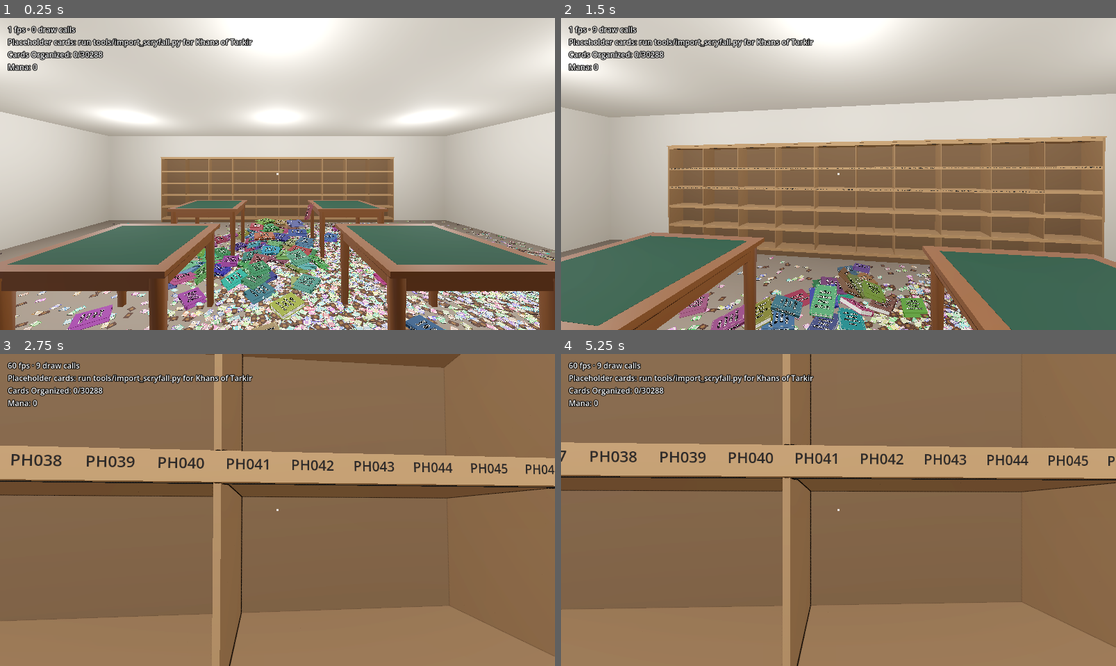
Above: before the commit, frames 1-4 (two rows, left to right).
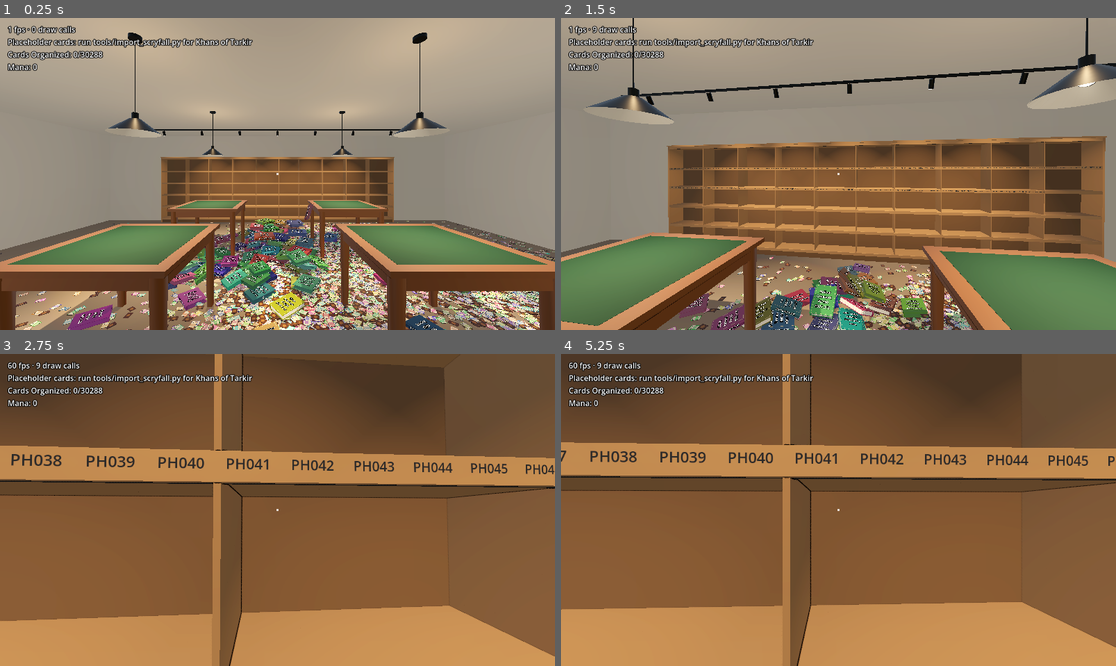
Above: after the commit, the same moments.

Repository: brian-kujawski/cracknstack
Game: Godot game, scene res://scenes/main.tscn
Two runs of this game, one before a commit and one after it. Both use one fixed random seed, a clock stepped at 60 frames per second and the inputs below.
Inputs (mouse positions are in pixels of both pictures, inside the frame that each line leads up to):
- Up to frame 1 (0.25 s): no input
- Up to frame 2 (1.5 s): tap Enter at 0.5 s; move the mouse to (866, 174) at 0.52 s; hold W (move_forward) from 0.53 s (still down); tap Ctrl (crouch) at 0.6 s; click (866, 174) at 0.67 s; move the mouse to (810, 174) at 1.27 s; tap Mouse wheel down (flip_next) at 1.35 s
- Up to frame 3 (2.75 s): keep holding W (move_forward); move the mouse to (288, 503) at 2.02 s; tap Mouse wheel up (flip_previous) at 2.1 s
- Up to frame 4 (5.25 s): keep holding W (move_forward); tap Space at 2.75, 4.25 s; move the mouse to (832, 516) at 2.77 s; tap F (inspect) at 2.85 s; click (832, 516) at 2.92 s; tap Enter at 3.5, 5 s; move the mouse to (877, 513) at 3.52 s; tap E (interact) at 3.6 s; move the mouse to (794, 506) at 4.27 s; right-click (794, 506) at 4.35 s; move the mouse to (844, 510) at 5.02 s; click (844, 510) at 5.1 s

The runs differ from the first frame. In frame 1, 82% of the frame differs, in the area x 0-100%, y 0-100%; in frame 2, 75%; in frame 3, 59%; in frame 4, 60%.

Commit message:
Light the store with pendants, a shelf track light and curtained windows
The six bare ceiling lights are gone. A pendant with a deep enamel shade
hangs about a metre over each table, casting a warm downlight with soft
shadows; a ceiling track of seven spotlights lights the shelf face so
labels and spines read clearly. Two curtained windows flank the door.

A new DayCycle runs a 15-minute day: daylight tints the curtains and the
sky between them, drives a soft unshadowed light from each window and
sets the ambient light. At night only the fixtures are lit, so the room
is dimmer and the floor a little harder to read, but never dark.

Co-Authored-By: Claude Opus 5.5 (1M context) <noreply@anthropic.com>
Claude-Session: https://claude.ai/code/session_01VSWcKbtZt9F9DpbVEcjKxB

Diff:
--- a/scripts/main.gd
+++ b/scripts/main.gd
@@ -20,6 +20,10 @@
 	_pile.spawn_binders(PILE_SEED)
 	print("Pile built: %d cards in %d ms" % [CardDatabase.card_count(), Time.get_ticks_msec() - started])
 	_hands.pile = _pile
+	var day := DayCycle.new()
+	day.name = "DayCycle"
+	add_child(day)
+	day.setup($WorldEnvironment.environment, _store.window_lights, _store.curtain_material, _store.sky_material)
 	_hands.shown_card_changed.connect(_on_shown_card_changed)
 	_hands.hint_changed.connect(func(text: String) -> void: _hint.text = text)
 	_on_shown_card_changed(null)
--- /dev/null
+++ b/scripts/store/day_cycle.gd
@@ -0,0 +1,92 @@
+class_name DayCycle
+extends Node
+## The time of day. Daylight comes in through the curtained windows by the
+## door: it tints and brightens the curtains and the strip of sky between
+## them, drives a soft light from each window and sets the room's ambient
+## light. At night only the store's own fixtures are lit, so the room is
+## dimmer and the floor a little harder to read, but never dark.
+##
+## A full day takes DAY_LENGTH seconds. (A setting to change the length or
+## turn the cycle off belongs in the options menu, later.)
+
+const DAY_LENGTH := 900.0
+const START_HOUR := 10.0
+## Daylight around the clock: [hour, colour, strength 0..1]. Strength is how
+## much daylight gets in; between keys both are blended.
+const KEYS := [
+	[0.0, Color(0.25, 0.3, 0.5), 0.0],
+	[5.0, Color(0.25, 0.3, 0.5), 0.0],
+	[6.5, Color(1.0, 0.7, 0.52), 0.4],
+	[9.0, Color(1.0, 0.92, 0.82), 0.9],
+	[13.0, Color(1.0, 0.98, 0.95), 1.0],
+	[17.0, Color(1.0, 0.9, 0.78), 0.85],
+	[19.0, Color(1.0, 0.58, 0.36), 0.45],
+	[20.5, Color(0.45, 0.4, 0.6), 0.06],
+	[21.5, Color(0.25, 0.3, 0.5), 0.0],
+	[24.0, Color(0.25, 0.3, 0.5), 0.0],
+]
+const DAY_AMBIENT := Color(0.9, 0.87, 0.82)
+const DAY_AMBIENT_ENERGY := 0.3
+const NIGHT_AMBIENT := Color(0.55, 0.6, 0.8)
+const NIGHT_AMBIENT_ENERGY := 0.08
+## Light from each window at full daylight.
+const WINDOW_ENERGY := 0.9
+## How brightly the curtains and the sky behind them glow at full daylight.
+const CURTAIN_GLOW := 0.45
+const SKY_GLOW := 1.4
+const NIGHT_SKY := Color(0.03, 0.04, 0.09)
+
+## Hours since midnight, 0..24.
+var hour := START_HOUR
+var running := true
+
+var _environment: Environment
+var _window_lights: Array[Light3D] = []
+var _curtain: StandardMaterial3D
+var _sky: StandardMaterial3D
+
+
+func setup(environment: Environment, window_lights: Array[Light3D], curtain: StandardMaterial3D, sky: StandardMaterial3D) -> void:
+	_environment = environment
+	_window_lights = window_lights
+	_curtain = curtain
+	_sky = sky
+	apply()
+
+
+func _process(delta: float) -> void:
+	if running:
+		hour = fmod(hour + delta * 24.0 / DAY_LENGTH, 24.0)
+		apply()
+
+
+## Sets every light and material for the current hour.
+func apply() -> void:
+	var daylight := daylight_at(hour)
+	var strength := daylight.a
+	var colour := Color(daylight.r, daylight.g, daylight.b)
+	for light in _window_lights:
+		light.light_color = colour
+		light.light_energy = WINDOW_ENERGY * strength
+		light.visible = strength > 0.001
+	if _curtain != null:
+		_curtain.emission = colour * strength * CURTAIN_GLOW
+	if _sky != null:
+		_sky.albedo_color = NIGHT_SKY.lerp(colour * SKY_GLOW, strength)
+	if _environment != null:
+		_environment.ambient_light_color = NIGHT_AMBIENT.lerp(DAY_AMBIENT, strength)
+		_environment.ambient_light_energy = lerpf(NIGHT_AMBIENT_ENERGY, DAY_AMBIENT_ENERGY, strength)
+
+
+## Daylight at an hour: its colour, with its strength (0..1) in alpha.
+static func daylight_at(at_hour: float) -> Color:
+	var h := fposmod(at_hour, 24.0)
+	for i in range(1, KEYS.size()):
+		var next: Array = KEYS[i]
+		if h <= next[0]:
+			var previous: Array = KEYS[i - 1]
+			var t := inverse_lerp(previous[0], next[0], h)
+			var colour: Color = (previous[1] as Color).lerp(next[1], t)
+			colour.a = lerpf(previous[2], next[2], t)
+			return colour
+	return Color(KEYS[0][1], KEYS[0][2])
--- a/scripts/store/store_builder.gd
+++ b/scripts/store/store_builder.gd
@@ -19,11 +19,28 @@
 const BACK_SHELF := Vector2(2.0, 10.0)
 const TABLE_SIZE := Vector3(1.3, 1.0, 1.3)
 const TABLE_CENTERS := [Vector2(4.6, 2.9), Vector2(7.4, 2.9), Vector2(4.6, 5.3), Vector2(7.4, 5.3)]
+## Windows on the front wall, either side of the door: centres along x, and
+## the opening's size and sill height.
+const WINDOW_XS := [2.9, 9.1]
+const WINDOW_SIZE := Vector2(1.8, 1.5)
+const WINDOW_SILL := 0.9
+## Pendant shades hang this high (their rim), about a metre over the tables.
+const PENDANT_HEIGHT := 2.05
+## The shelf's track light: how far out from the back wall it runs, and how
+## many spotlights are on it.
+const TRACK_Z := 1.15
+const TRACK_HEADS := 7
+const FIXTURE_LIGHT := Color(1.0, 0.82, 0.6)
 
 ## Floor footprints nothing on the floor may overlap (the shelves and the
 ## table legs), as x/z rectangles. The space under a table top is open:
 ## cards can end up underneath.
 var obstacles: Array[Rect2] = []
+## For the DayCycle: the light from each window, the curtains, and the sky
+## seen between them.
+var window_lights: Array[Light3D] = []
+var curtain_material := _material(Color(0.86, 0.8, 0.68))
+var sky_material := StandardMaterial3D.new()
 
 var _wall_material := _material(Color(0.86, 0.84, 0.8))
 var _floor_material := _material(Color(0.55, 0.5, 0.45))
@@ -31,6 +48,8 @@
 var _door_material := _material(Color(0.9, 0.5, 0.15))
 var _table_material := _wood(Color(0.46, 0.29, 0.16))
 var _felt_material := _material(Color(0.1, 0.24, 0.17))
+var _fixture_material := _metal(Color(0.12, 0.13, 0.12), 0.45)
+var _brass_material := _metal(Color(0.75, 0.6, 0.35), 0.35)
 
 
 ## The floor area cards can land on, inset a little from the walls.
@@ -42,7 +61,9 @@
 	_build_shell()
 	_build_binder_shelves()
 	_build_tables()
-	_build_lights()
+	_build_windows()
+	_build_pendants()
+	_build_track_light()
 
 
 func _build_shell() -> void:
@@ -142,7 +163,7 @@
 	return tool.commit()
 
 
-func _add_part(body: StaticBody3D, size: Vector3, center: Vector3, material: Material, solid: bool) -> void:
+func _add_part(body: Node3D, size: Vector3, center: Vector3, material: Material, solid: bool) -> void:
 	var mesh := BoxMesh.new()
 	mesh.size = size
 	var instance := MeshInstance3D.new()
@@ -151,7 +172,7 @@
 	instance.position = center
 	body.add_child(instance)
 	if solid:
-		_add_shape(body, size, center)
+		_add_shape(body as StaticBody3D, size, center)
 
 
 func _add_shape(body: StaticBody3D, size: Vector3, center: Vector3) -> void:
@@ -163,14 +184,178 @@
 	body.add_child(shape)
 
 
-func _build_lights() -> void:
-	for x in [2.5, 6.0, 9.5]:
-		for z in [2.5, 5.5]:
-			var light := OmniLight3D.new()
-			light.position = Vector3(x, CEILING_HEIGHT - 0.3, z)
-			light.omni_range = 5.5
-			light.light_energy = 1.2
-			add_child(light)
+## Each window is a framed opening with a deep sill, the sky behind it, and
+## two curtains drawn nearly closed on a rod, so daylight comes in diffuse.
+func _build_windows() -> void:
+	const FRAME := 0.07
+	const FRAME_DEPTH := 0.06
+	const CURTAIN_Z := 0.13
+	sky_material.shading_mode = BaseMaterial3D.SHADING_MODE_UNSHADED
+	sky_material.albedo_color = Color.BLACK
+	curtain_material.emission_enabled = true
+	curtain_material.cull_mode = BaseMaterial3D.CULL_DISABLED
+	var size: Vector2 = WINDOW_SIZE
+	for x in WINDOW_XS:
+		var mid_y := WINDOW_SILL + size.y / 2
+		_add_part(self, Vector3(size.x, size.y, 0.01), Vector3(x, mid_y, DEPTH - 0.005), sky_material, false)
+		# Frame: head, jambs, a cross bar, and a sill that sticks out.
+		var frame_z := DEPTH - FRAME_DEPTH / 2
+		for side in [-1, 1]:
+			_add_part(self, Vector3(FRAME, size.y + 2 * FRAME, FRAME_DEPTH), Vector3(x + side * (size.x + FRAME) / 2, mid_y, frame_z), _shelf_material, false)
+		_add_part(self, Vector3(size.x + 2 * FRAME, FRAME, FRAME_DEPTH), Vector3(x, WINDOW_SILL + size.y + FRAME / 2, frame_z), _shelf_material, false)
+		_add_part(self, Vector3(size.x, FRAME * 0.6, FRAME_DEPTH * 0.6), Vector3(x, mid_y, DEPTH - FRAME_DEPTH * 0.3), _shelf_material, false)
+		_add_part(self, Vector3(size.x + 2 * FRAME + 0.06, 0.04, 0.16), Vector3(x, WINDOW_SILL - 0.02, DEPTH - 0.08), _shelf_material, false)
+		# Curtains drawn to within a hand's width of each other.
+		var rod_y := WINDOW_SILL + size.y + FRAME + 0.08
+		var rod := MeshInstance3D.new()
+		var rod_mesh := CylinderMesh.new()
+		rod_mesh.top_radius = 0.012
+		rod_mesh.bottom_radius = 0.012
+		rod_mesh.height = size.x + 0.5
+		rod.mesh = rod_mesh
+		rod.material_override = _brass_material
+		rod.rotation.z = PI / 2
+		rod.position = Vector3(x, rod_y, DEPTH - CURTAIN_Z)
+		add_child(rod)
+		var curtain_width := size.x / 2 + 0.2
+		var drop := rod_y - (WINDOW_SILL - 0.12)
+		for side in [-1, 1]:
+			var curtain := MeshInstance3D.new()
+			curtain.mesh = _curtain_mesh(curtain_width, drop)
+			curtain.material_override = curtain_material
+			curtain.position = Vector3(x + side * (curtain_width / 2 + 0.05), rod_y, DEPTH - CURTAIN_Z)
+			add_child(curtain)
+		# Soft daylight into the room, no shadows (the curtains diffuse it).
+		var light := SpotLight3D.new()
+		light.position = Vector3(x, mid_y + 0.3, DEPTH - 0.3)
+		light.rotation.x = deg_to_rad(-12)
+		light.spot_angle = 60.0
+		light.spot_range = 9.0
+		light.spot_attenuation = 0.8
+		light.light_specular = 0.2
+		add_child(light)
+		window_lights.append(light)
+
+
+## A pleated curtain hanging from its top edge (origin at the top centre).
+static func _curtain_mesh(width: float, drop: float) -> ArrayMesh:
+	const PLEAT := 0.11
+	const DEPTH_OF_PLEAT := 0.035
+	const STEPS := 40
+	var tool := SurfaceTool.new()
+	tool.begin(Mesh.PRIMITIVE_TRIANGLES)
+	for i in STEPS:
+		var x0 := -width / 2 + width * i / STEPS
+		var x1 := -width / 2 + width * (i + 1) / STEPS
+		var z0 := DEPTH_OF_PLEAT / 2 * sin(TAU * x0 / PLEAT)
+		var z1 := DEPTH_OF_PLEAT / 2 * sin(TAU * x1 / PLEAT)
+		var a := Vector3(x0, 0, z0)
+		var b := Vector3(x1, 0, z1)
+		var c := Vector3(x1, -drop, z1)
+		var d := Vector3(x0, -drop, z0)
+		for v in [a, b, c, a, c, d]:
+			tool.add_vertex(v)
+	tool.generate_normals()
+	return tool.commit()
+
+
+## A pendant over each table: a ceiling canopy, a cord, and a deep enamel
+## shade with a warm downlight that pools on the felt and spills onto the
+## floor round the table.
+func _build_pendants() -> void:
+	var bulb_material := StandardMaterial3D.new()
+	bulb_material.emission_enabled = true
+	bulb_material.emission = FIXTURE_LIGHT
+	bulb_material.emission_energy_multiplier = 4.0
+	bulb_material.albedo_color = Color(1, 0.95, 0.85)
+	var inside_material := _material(Color(0.95, 0.92, 0.85))
+	inside_material.cull_mode = BaseMaterial3D.CULL_FRONT
+	for center in TABLE_CENTERS:
+		var at := Vector3(center.x, 0, center.y)
+		_add_cylinder(Vector3(at.x, CEILING_HEIGHT - 0.015, at.z), 0.06, 0.06, 0.03, _fixture_material)
+		var cord_top := CEILING_HEIGHT - 0.03
+		var shade_top := PENDANT_HEIGHT + 0.2
+		_add_cylinder(Vector3(at.x, (cord_top + shade_top) / 2, at.z), 0.004, 0.004, cord_top - shade_top, _fixture_material)
+		# The shade: a short neck flaring to a wide rim, painted inside.
+		_add_cylinder(Vector3(at.x, shade_top - 0.03, at.z), 0.03, 0.03, 0.06, _fixture_material)
+		_add_cylinder(Vector3(at.x, PENDANT_HEIGHT + 0.07, at.z), 0.05, 0.23, 0.14, _fixture_material, self, true)
+		_add_cylinder(Vector3(at.x, PENDANT_HEIGHT + 0.07, at.z), 0.048, 0.228, 0.14, inside_material, self, true)
+		var bulb := MeshInstance3D.new()
+		var bulb_mesh := SphereMesh.new()
+		bulb_mesh.radius = 0.04
+		bulb_mesh.height = 0.08
+		bulb.mesh = bulb_mesh
+		bulb.material_override = bulb_material
+		bulb.cast_shadow = GeometryInstance3D.SHADOW_CASTING_SETTING_OFF
+		bulb.position = Vector3(at.x, PENDANT_HEIGHT + 0.09, at.z)
+		add_child(bulb)
+		var light := SpotLight3D.new()
+		light.position = Vector3(at.x, PENDANT_HEIGHT + 0.05, at.z)
+		light.rotation.x = -PI / 2
+		light.light_color = FIXTURE_LIGHT
+		light.light_energy = 1.4
+		light.spot_angle = 50.0
+		light.spot_range = 4.5
+		light.spot_attenuation = 1.2
+		light.shadow_enabled = true
+		light.shadow_blur = 2.0
+		add_child(light)
+		# A little light up and out, so the ceiling and walls aren't black.
+		var glow := OmniLight3D.new()
+		glow.position = Vector3(at.x, PENDANT_HEIGHT + 0.3, at.z)
+		glow.light_color = FIXTURE_LIGHT
+		glow.light_energy = 0.15
+		glow.omni_range = 4.0
+		add_child(glow)
+
+
+## A ceiling track along the shelf with spotlights angled at its face, so
+## the labels and spines read clearly. No shadows: it's there to light faces.
+func _build_track_light() -> void:
+	var length: float = BACK_SHELF.y - BACK_SHELF.x
+	var track_y := CEILING_HEIGHT - 0.02
+	_add_part(self, Vector3(length, 0.03, 0.035), Vector3((BACK_SHELF.x + BACK_SHELF.y) / 2, track_y, TRACK_Z), _fixture_material, false)
+	var lens_material := StandardMaterial3D.new()
+	lens_material.emission_enabled = true
+	lens_material.emission = FIXTURE_LIGHT
+	lens_material.emission_energy_multiplier = 3.0
+	var target_y := 1.15
+	var target_z := ShelfUnit.DEPTH
+	for i in TRACK_HEADS:
+		var x: float = BACK_SHELF.x + length * (i + 0.5) / TRACK_HEADS
+		_add_cylinder(Vector3(x, track_y - 0.05, TRACK_Z), 0.008, 0.008, 0.08, _fixture_material)
+		var head := Node3D.new()
+		head.position = Vector3(x, track_y - 0.1, TRACK_Z)
+		add_child(head)
+		head.look_at(Vector3(x, target_y, target_z), Vector3.UP)
+		var can := _add_cylinder(Vector3.ZERO, 0.035, 0.035, 0.13, _fixture_material, head)
+		can.rotation.x = PI / 2
+		var lens := _add_cylinder(Vector3(0, 0, -0.066), 0.03, 0.03, 0.002, lens_material, head)
+		lens.rotation.x = PI / 2
+		var light := SpotLight3D.new()
+		light.light_color = FIXTURE_LIGHT
+		light.light_energy = 1.2
+		light.spot_angle = 36.0
+		light.spot_range = 4.0
+		light.spot_attenuation = 0.6
+		light.position = Vector3(0, 0, -0.07)
+		head.add_child(light)
+
+
+func _add_cylinder(center: Vector3, top: float, bottom: float, height: float, material: Material,
+		parent: Node = self, open_bottom := false) -> MeshInstance3D:
+	var mesh := CylinderMesh.new()
+	mesh.cap_bottom = not open_bottom
+	mesh.top_radius = top
+	mesh.bottom_radius = bottom
+	mesh.height = height
+	mesh.radial_segments = 24
+	var instance := MeshInstance3D.new()
+	instance.mesh = mesh
+	instance.material_override = material
+	instance.position = center
+	parent.add_child(instance)
+	return instance
 
 
 func _add_shelf(unit: ShelfUnit) -> void:
@@ -216,6 +401,13 @@
 	return material
 
 
+static func _metal(color: Color, roughness: float) -> StandardMaterial3D:
+	var material := _material(color)
+	material.metallic = 0.8
+	material.roughness = roughness
+	return material
+
+
 static func _material(color: Color) -> StandardMaterial3D:
 	var material := StandardMaterial3D.new()
 	material.albedo_color = color
--- a/tests/test_runner.gd
+++ b/tests/test_runner.gd
@@ -36,6 +36,7 @@
 	_test_pause()
 	_test_progression()
 	_test_upgrade_menu()
+	_test_day_cycle()
 	await _test_crouch()
 	CardDatabase.load_file(CardDatabase.PLACEHOLDER_PATH)
 	print("%d checks, %d failed" % [_checks, _failures])
@@ -796,6 +797,26 @@
 	Progression.allow_debt = OS.is_debug_build()
 
 
+func _test_day_cycle() -> void:
+	var noon := DayCycle.daylight_at(12.5)
+	var midnight := DayCycle.daylight_at(0.0)
+	var dusk := DayCycle.daylight_at(19.0)
+	_check(noon.a > 0.9 and midnight.a == 0.0, "full daylight at noon, none at midnight")
+	_check(dusk.r > dusk.b and dusk.a > 0.0 and dusk.a < noon.a, "dusk is warm and dimmer than noon")
+	_check(DayCycle.daylight_at(24.0) == midnight and DayCycle.daylight_at(36.0) == DayCycle.daylight_at(12.0), "the day wraps round")
+	var environment := Environment.new()
+	var day := DayCycle.new()
+	day.setup(environment, [] as Array[Light3D], null, null)
+	day.hour = 12.0
+	day.apply()
+	var day_ambient := environment.ambient_light_energy
+	day.hour = 23.0
+	day.apply()
+	_check(environment.ambient_light_energy < day_ambient and environment.ambient_light_energy > 0.0, "nights are dimmer but not black")
+	day.free()
+	_check(DayCycle.DAY_LENGTH == 900.0, "a day lasts 15 minutes")
+
+
 func _test_crouch() -> void:
 	var player: CharacterBody3D = load("res://scenes/player/player.tscn").instantiate()
 	player.process_mode = Node.PROCESS_MODE_DISABLED # Driven by hand below.
Not shown, added: scripts/store/day_cycle.gd.uid
